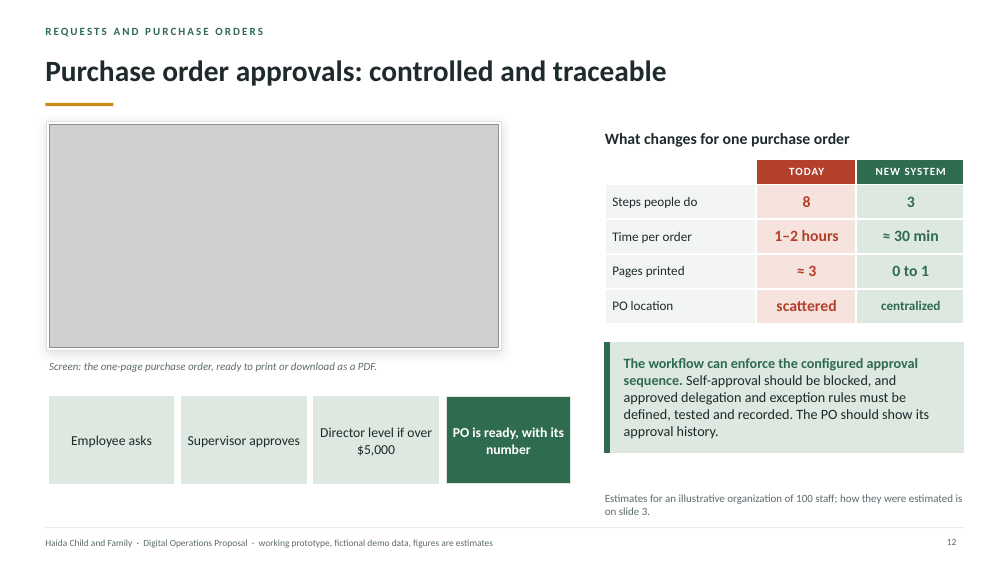
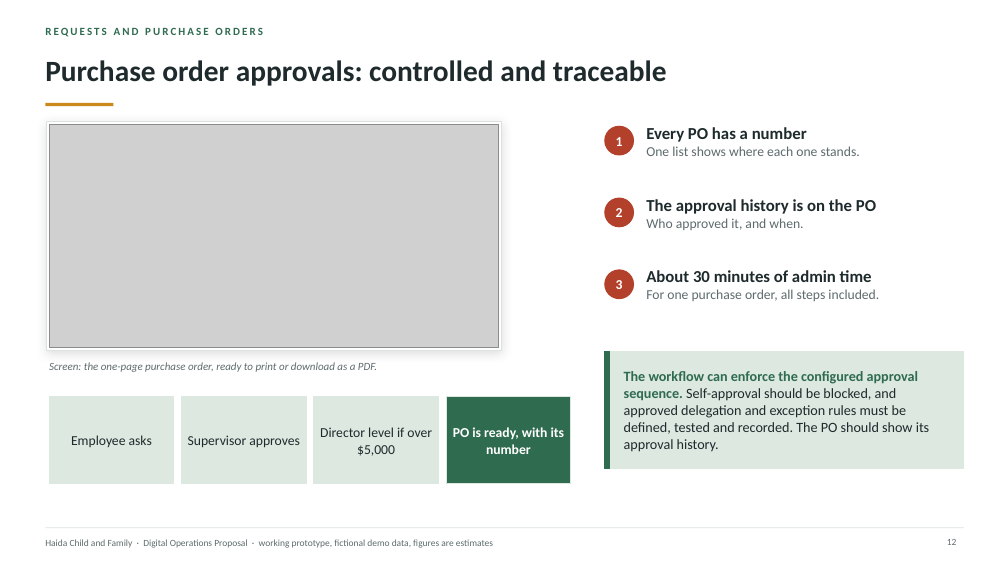
Before and after one commit to AndalibOlee/Portfolio, a slide deck: slide 12 of demo-platform/docs/Haida_Child_and_Family_Executive_Digital_Operations_Proposal.pptx. Drawn at 1008x567 pixels with LibreOffice and Linux fonts; fonts in the diff are those of the drawing; grey boxes stand for pictures. Boxes give left, top, right and bottom in pixels: in the first picture for what was removed or moved away, otherwise in the second. Text is boxed around its words. In the diff, an @@ line names an element or a change of style, - is before the commit and + after.

```diff
--- a/demo-platform/docs/Haida_Child_and_Family_Executive_Digital_Operations_Proposal.pptx
+++ b/demo-platform/docs/Haida_Child_and_Family_Executive_Digital_Operations_Proposal.pptx
@@ text removed at bbox=[605, 133, 850, 147] @@
-What changes for one purchase order
@@ ellipse added at bbox=[605, 126, 634, 155], fill #B3402A, outline #B3402A 1 pt @@
@@ text added at bbox=[616, 137, 623, 146], 13 pt, text #FFFFFF, bold @@
+1
@@ text added at bbox=[646, 127, 860, 156], 13 pt, text #5E6B6E @@
+Every PO has a number
+One list shows where each one stands.
@@ table removed at bbox=[605, 159, 965, 315], 5 rows, 3 columns @@
- | TODAY | NEW SYSTEM
-Steps people do | 8 | 3
-Time per order | 1–2 hours | ≈ 30 min
-Pages printed | ≈ 3 | 0 to 1
-PO location | scattered | centralized
@@ ellipse added at bbox=[605, 198, 634, 227], fill #B3402A, outline #B3402A 1 pt @@
@@ text added at bbox=[616, 208, 623, 217], 13 pt, text #FFFFFF, bold @@
+2
@@ text at bbox=[646, 199, 876, 230]: text changed; size 10.5 to 16 pt; text colour #5E6B6E to #1E2A2C; bold on @@
-Estimates for an illustrative organization of 100 staff; how they were estimated is on slide 3.
+The approval history is on the PO
+Who approved it, and when.
@@ ellipse added at bbox=[605, 270, 634, 299], fill #B3402A, outline #B3402A 1 pt @@
@@ text added at bbox=[616, 280, 623, 289], 13 pt, text #FFFFFF, bold @@
+3
@@ text added at bbox=[646, 270, 879, 301], 13 pt, text #5E6B6E @@
+About 30 minutes of admin time
+For one purchase order, all steps included.
@@ rectangle: place and size @@
-rectangle at bbox=[605, 343, 964, 452]
+rectangle at bbox=[605, 352, 964, 469]
@@ rectangle: place and size @@
-rectangle at bbox=[605, 343, 609, 452]
+rectangle at bbox=[605, 352, 609, 469]
@@ text "The workflow can enforce the ...": place and size @@
-text "The workflow can enforce the ..." at bbox=[624, 358, 930, 439]
+text "The workflow can enforce the ..." at bbox=[624, 371, 930, 452]
```
Also in this commit, not shown: 13 other slides changed, 10 other files.
